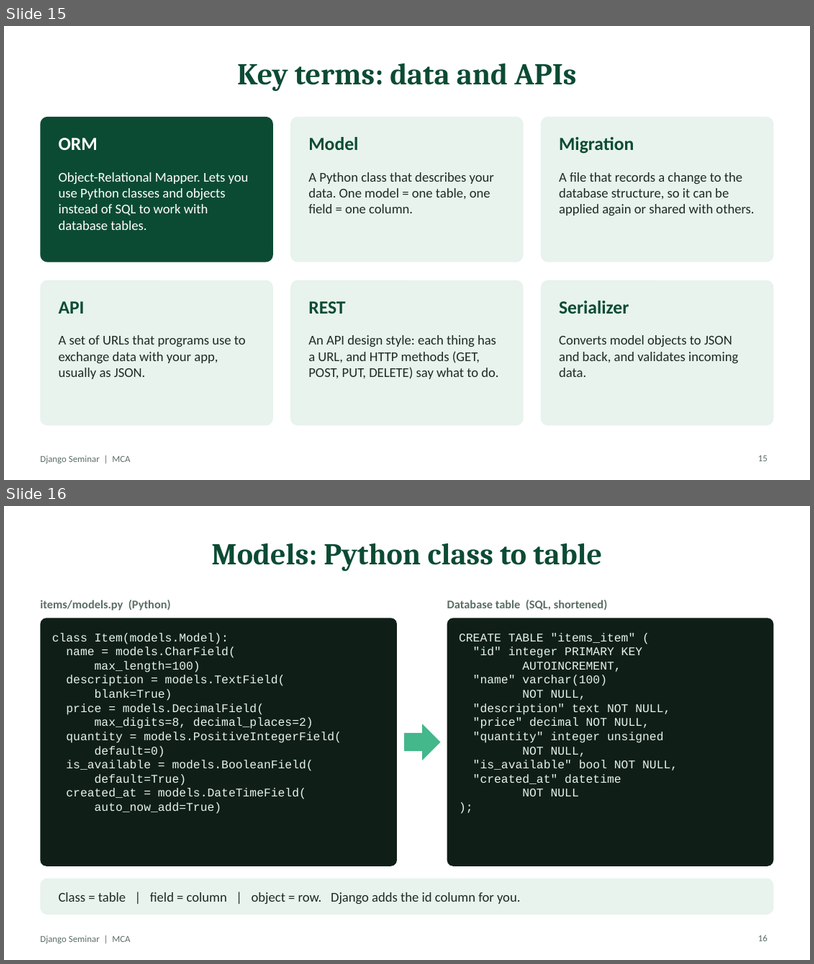
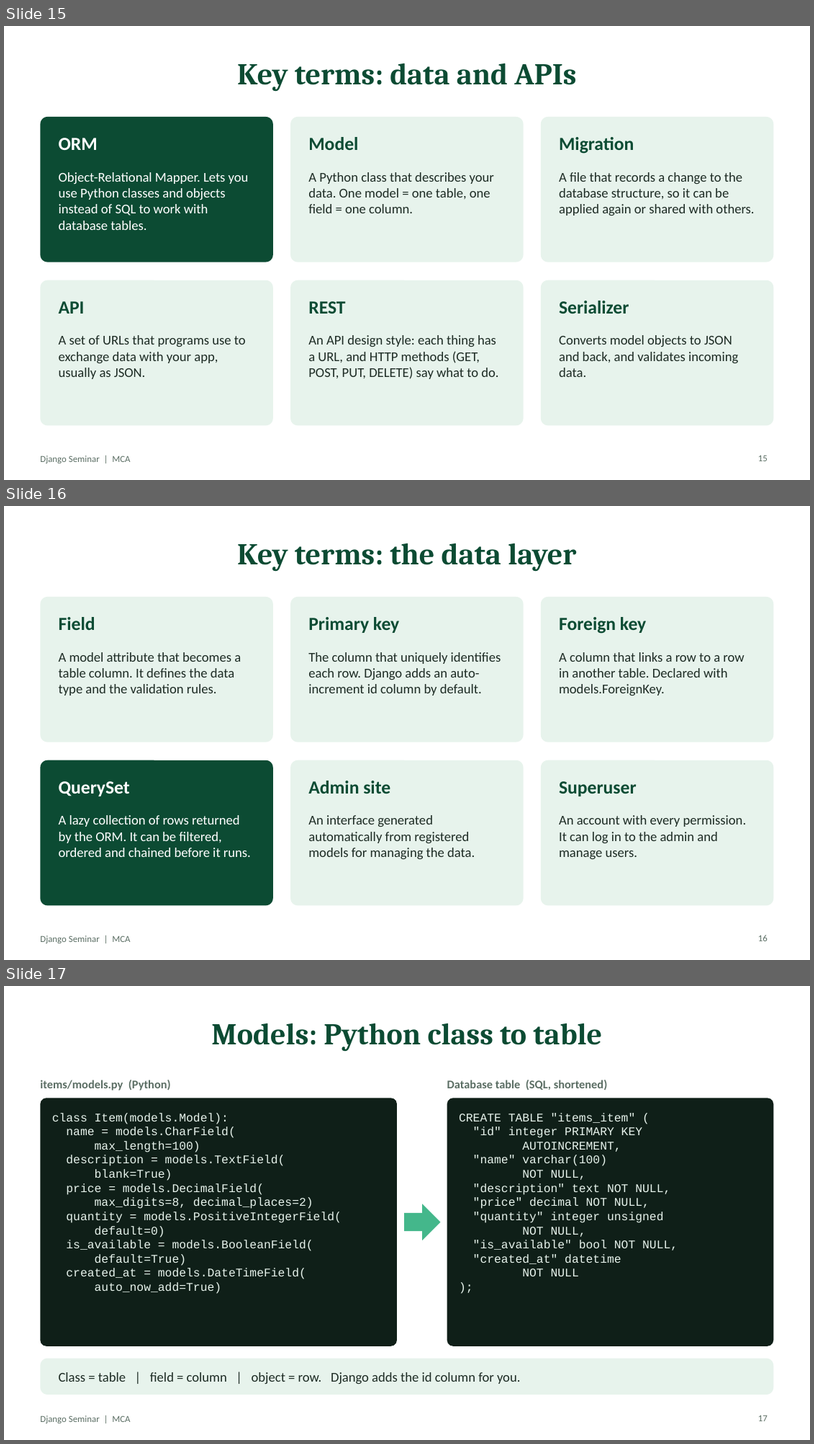
Before and after one commit to MrNihalT/mca, a slide deck: django-seminar/slides/Django-Seminar.pptx. Shown one above the other, each under a label of ours: slides 15 and 16 before the commit, slides 15, 16 and 17 after it. The pictures are 814x964 and 814x1444 pixels, drawn with LibreOffice and Linux fonts; fonts in the diff are those of the drawing. Boxes give left, top, right and bottom in pixels: in the first picture for what was removed or moved away, otherwise in the second. Text is boxed around its words. In the diff, an @@ line names an element or a change of style, - is before the commit and + after.

```diff
--- a/django-seminar/slides/Django-Seminar.pptx
+++ b/django-seminar/slides/Django-Seminar.pptx
@@ slide 16 added at <box>4,506,810,960</box>, background #FFFFFF; not listed: 1 template element that a slide beside it also shows @@
@@ title added at <box>237,543,576,572</box>, 36 pt, text #0C4B33, bold @@
+Key terms: the data layer
@@ rounded rectangle added at <box>40,597,273,742</box>, fill #E7F3EC @@
@@ rounded rectangle added at <box>291,597,524,742</box>, fill #E7F3EC @@
@@ rounded rectangle added at <box>541,597,774,742</box>, fill #E7F3EC @@
@@ text added at <box>59,617,95,630</box>, 22 pt, text #0C4B33, bold @@
+Field
@@ text added at <box>309,617,399,633</box>, 22 pt, text #0C4B33, bold @@
+Primary key
@@ text added at <box>559,617,646,633</box>, 22 pt, text #0C4B33, bold @@
+Foreign key
@@ text added at <box>59,652,241,695</box>, 16 pt, text #1D2B24 @@
+A model attribute that becomes a table column. It defines the data type and the validation rules.
@@ text added at <box>309,652,502,695</box>, 16 pt, text #1D2B24 @@
+The column that uniquely identifies each row. Django adds an auto-increment id column by default.
@@ text added at <box>559,652,744,695</box>, 16 pt, text #1D2B24 @@
+A column that links a row to a row in another table. Declared with models.ForeignKey.
@@ rounded rectangle added at <box>40,760,273,906</box>, fill #0C4B33 @@
@@ rounded rectangle added at <box>291,760,524,906</box>, fill #E7F3EC @@
@@ rounded rectangle added at <box>541,760,774,906</box>, fill #E7F3EC @@
@@ text added at <box>59,781,130,796</box>, 22 pt, text #FFFFFF, bold @@
+QuerySet
@@ text added at <box>309,780,391,793</box>, 22 pt, text #0C4B33, bold @@
+Admin site
@@ text added at <box>559,781,637,796</box>, 22 pt, text #0C4B33, bold @@
+Superuser
@@ text added at <box>59,815,251,857</box>, 16 pt, text #FFFFFF @@
+A lazy collection of rows returned by the ORM. It can be filtered, ordered and chained before it runs.
@@ text added at <box>309,815,475,859</box>, 16 pt, text #1D2B24 @@
+An interface generated automatically from registered models for managing the data.
@@ text added at <box>559,815,747,859</box>, 16 pt, text #1D2B24 @@
+An account with every permission. It can log in to the admin and manage users.
@@ page number added at <box>759,934,768,941</box>, 11 pt, text #5B6E64 @@
+16
@@ what was slide 16 is now slide 17 @@
@@ page number at <box>759,1415,768,1421</box>: text changed @@
-16
+17
```
Also in this commit, not shown: 4 other slides added, 2 other files.
